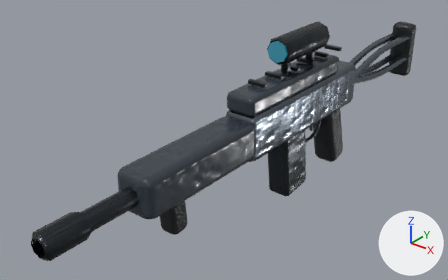
The glTF model public/assets/weapons/tech_ranged/pulse-rifle.lod2.glb: old version first, new version second.
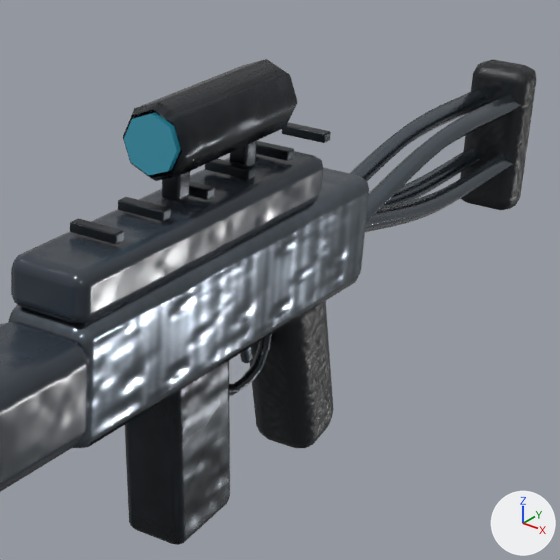
Old and new are each drawn whole from a 50 mm lens placed at (0.49, -0.711, 0.578), pointed at (-0.062, -0.02, 0.15) and again close up on the part from 50% to 95% of the width and 0% to 72% of the height. Lighting does not change. The marker at lower right points along +X, +Y and +Z. The older version's two pictures come first. Where no turn or scale is listed for an object, it has been applied to the vertices.

Before the edit, the objects in view are built like this:
```python
ob_alloy___machined_anodized_alloy = bpy.data.objects.new('alloy / machined anodized alloy', me_mesh_0)
ob_alloy___machined_anodized_alloy.location = (0.0, 0.0, 0.0)
ob_darksteel___oil_blackened_fittings = bpy.data.objects.new('darksteel / oil-blackened fittings', me_mesh_3)
ob_darksteel___oil_blackened_fittings.location = (0.0, 0.0, 0.0)
ob_polymer___stippled_polymer = bpy.data.objects.new('polymer / stippled polymer', me_mesh_2)
ob_polymer___stippled_polymer.location = (0.0, 0.0, 0.0)
# also in view: 'crystal / faceted crystal' at (0.0, 0.089, 0.295); 'ceramic / ceramic composite panel' at (0.0, -0.047, 0.207)
```
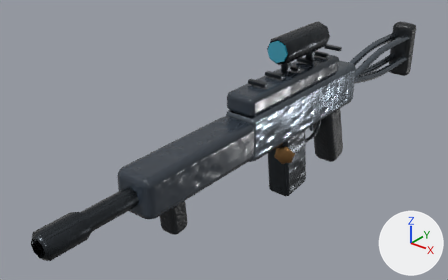
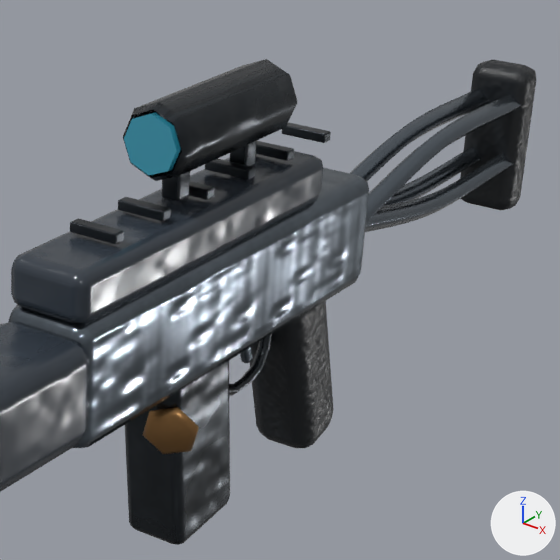
What differs and where, as boxes (x1, y1, x2, y2) in the close-ups (560 x 560 px):
'peened pin', added (brown): after (143, 407, 199, 455)

Edits to the bpy script that builds the scene:
```text
Change mat_alloy___machined_anodized_alloy:
    where n0 = _N.new('ShaderNodeBsdfPrincipled'); n0.name = 'Principled BSDF'
    add n0.inputs[15].default_value = 0.42  # 'Anisotropic'
Add mat_peened_pin:
    mat_peened_pin = principled_material('peened pin')
    mat_peened_pin.base_color = (0.36, 0.19, 0.071)  # brown #a2794b
    mat_peened_pin.metallic = 0.82
    mat_peened_pin.roughness = 0.3
Add me_peened_pin:
    me_peened_pin.from_pydata(...)  # 60 vertices, 112 faces; spans x -0.012..0.031, y -0.268..0.045, z 0.109..0.212
    me_peened_pin.materials.append(mat_peened_pin)  # brown #a2794b
Add ob_peened_pin:
    ob_peened_pin = bpy.data.objects.new('peened pin', me_peened_pin)
    ob_peened_pin.location = (0.0, 0.0, 0.0)
```
